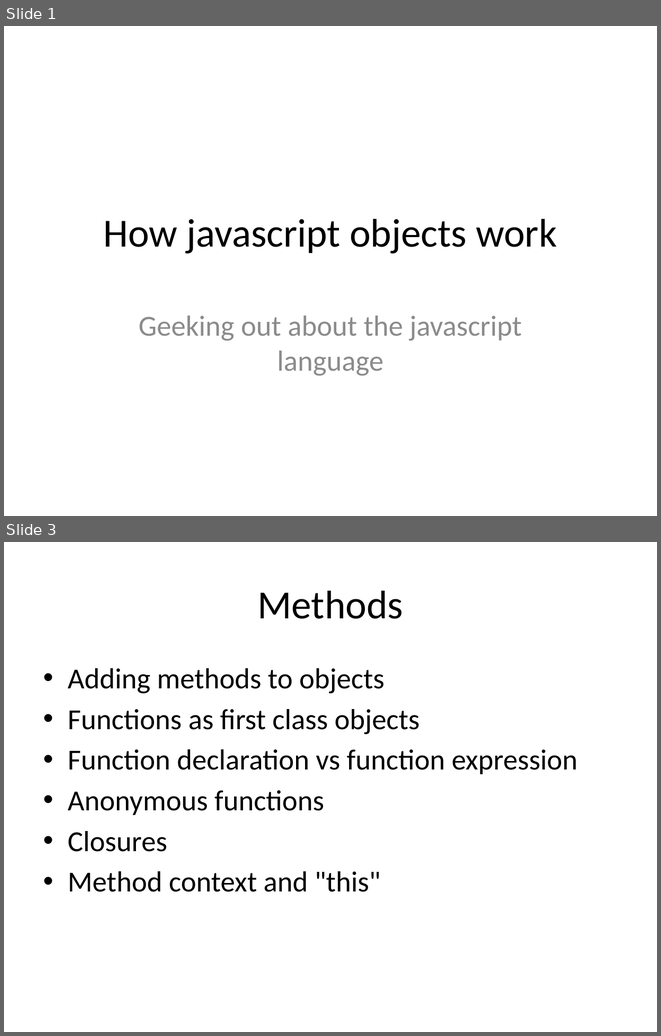
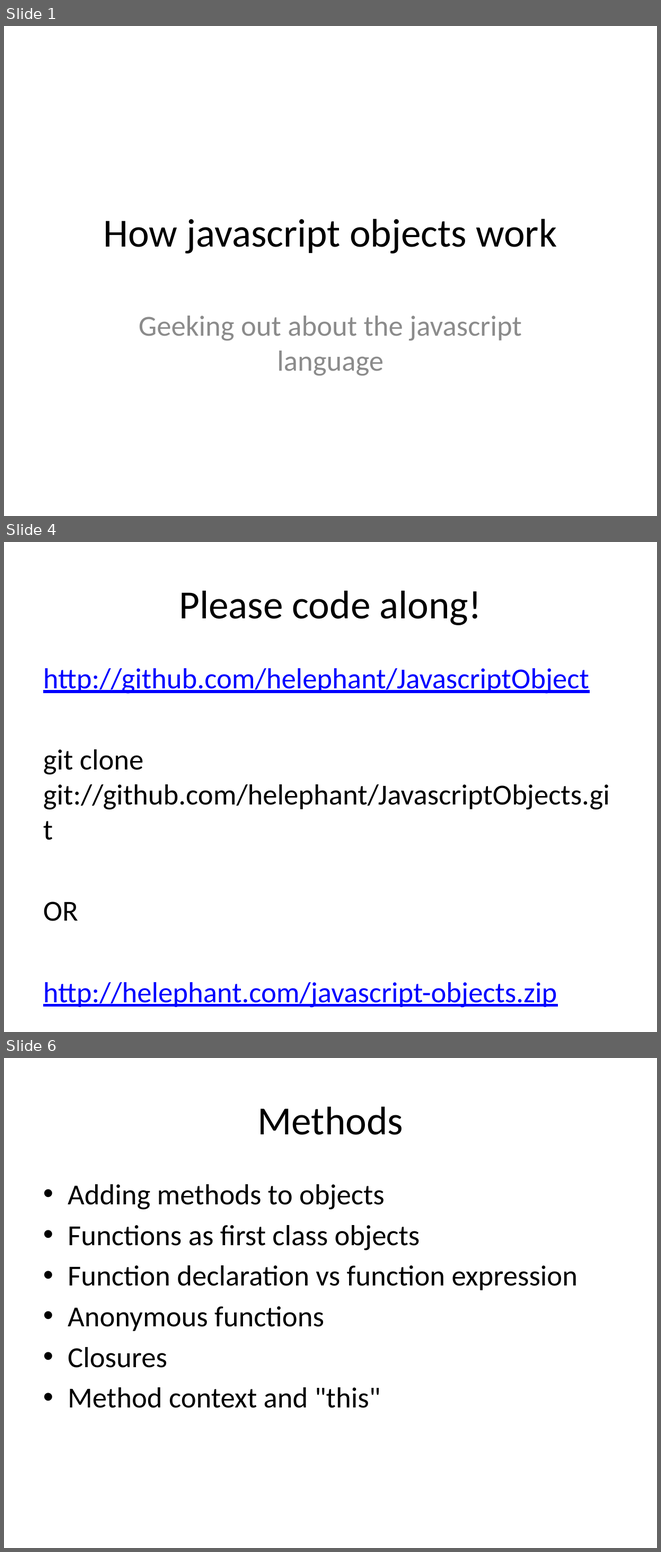
Before and after one commit to helephant/JavascriptObjects, a slide deck: javascript-objects.pptx. Shown one above the other, each under a label of ours: slides 1 and 3 before the commit, slides 1, 4 and 6 after it; the slides between them are not shown. The pictures are 661x1036 and 661x1552 pixels, drawn with LibreOffice and Linux fonts; fonts in the diff are those of the drawing. Boxes give left, top, right and bottom in pixels: in the first picture for what was removed or moved away, otherwise in the second. Text is boxed around its words. In the diff, an @@ line names an element or a change of style, - is before the commit and + after.

```diff
--- a/javascript-objects.pptx
+++ b/javascript-objects.pptx
@@ slide 4 added at bbox=[4, 542, 657, 1032], background #FFFFFF @@
@@ title added at bbox=[179, 590, 481, 625], 44 pt, text #000000 @@
+Please code along!
@@ text added at bbox=[43, 668, 610, 1007], 32 pt, text #0000FF, underline @@
+http://github.com/helephant/JavascriptObject
+git clone git://github.com/helephant/JavascriptObjects.git
+OR
+http://helephant.com/javascript-objects.zip
@@ what was slide 3 is now slide 6 @@
```
Also in this commit, not shown: 1 slide changed, 2 other slides added.
